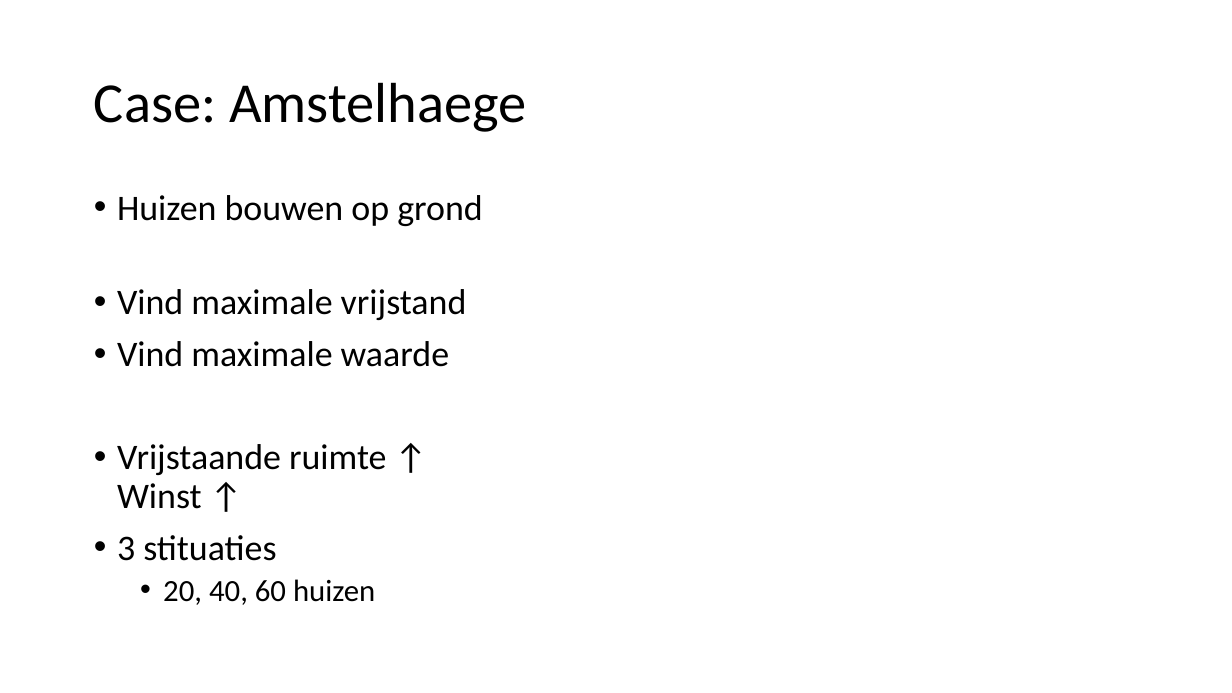
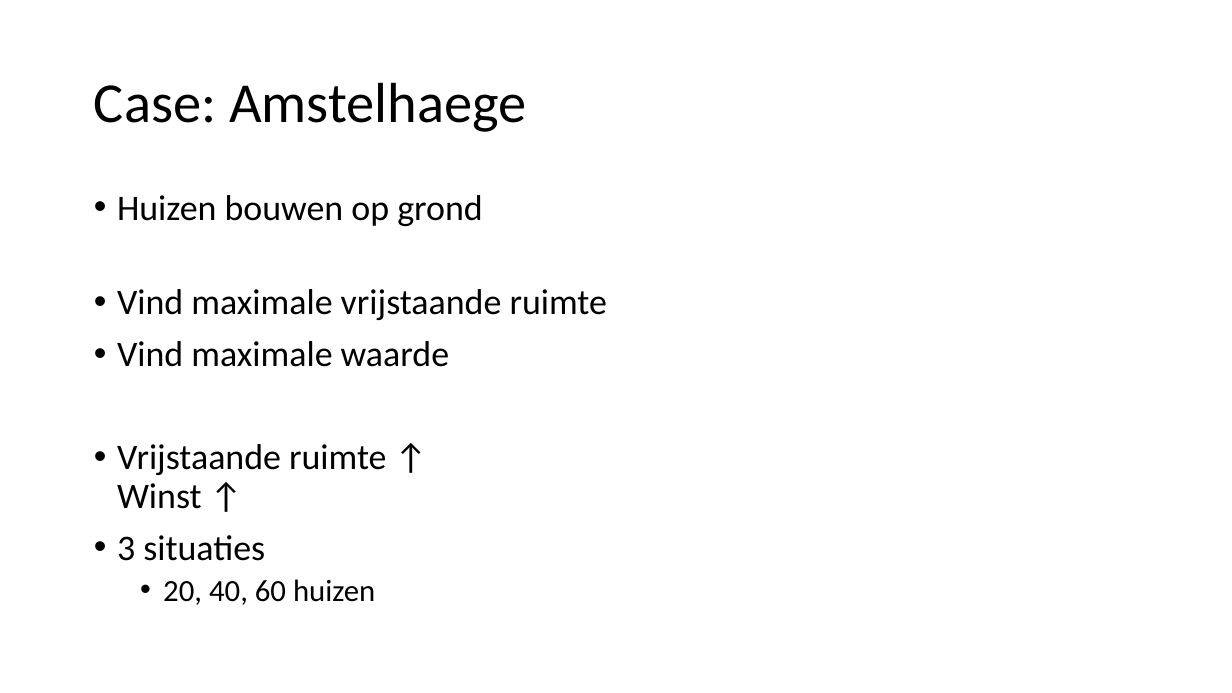
Before and after one commit to TammeThijs/Heuristics, a slide deck: slide 3 of Presentation2.pptx. Drawn at 1232x693 pixels with LibreOffice and Linux fonts; fonts in the diff are those of the drawing; background and template pictures are left out. Boxes give left, top, right and bottom in pixels: in the first picture for what was removed or moved away, otherwise in the second. Text is boxed around its words. In the diff, an @@ line names an element or a change of style, - is before the commit and + after.

```diff
--- a/Presentation2.pptx
+++ b/Presentation2.pptx
@@ text at [117, 289, 607, 320]: text changed @@
-• Vind maximale vrijstand
+• Vind maximale vrijstaande ruimte
@@ text at [117, 535, 265, 561]: text changed @@
-• 3 stituaties
+• 3 situaties
```
Also in this commit, not shown: 8 other slides changed, 4 slides added, 2 slides removed, 1 other file.
